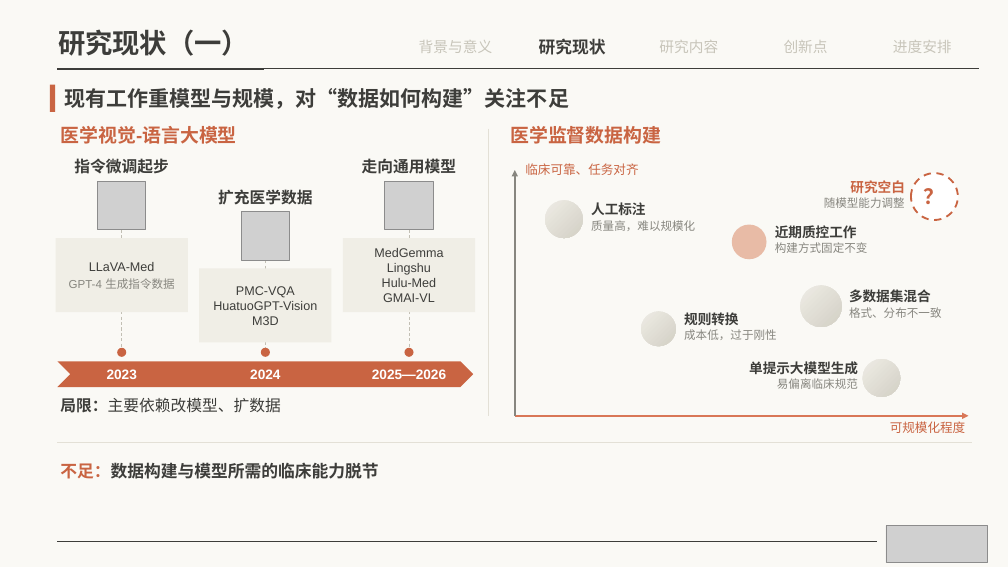
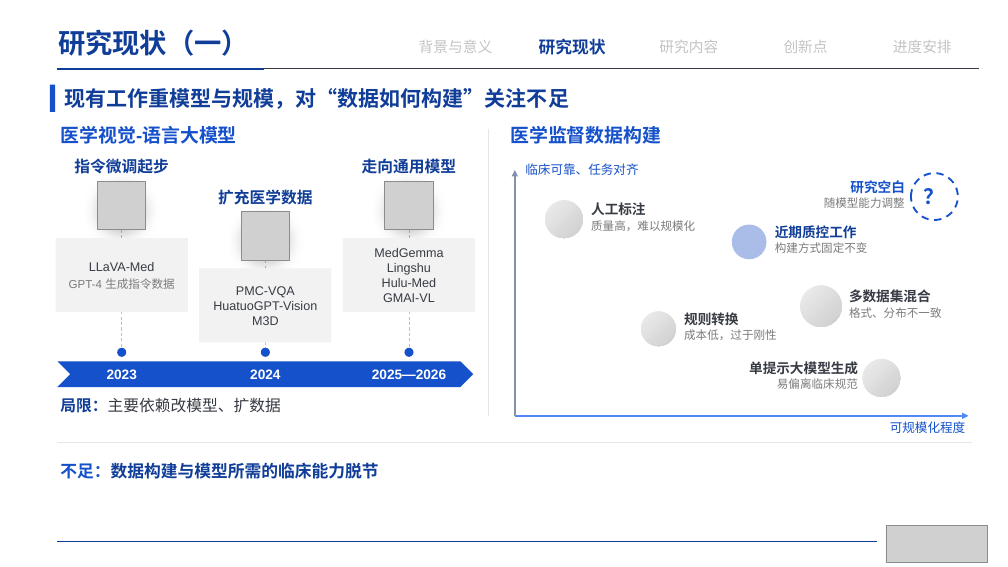
Before and after one commit to irving-2222/Graduation-Thesis, a slide deck: slide 9 of 开题答辩.pptx. Drawn at 1008x567 pixels with LibreOffice and Linux fonts; fonts in the diff are those of the drawing; grey boxes stand for pictures. Boxes give left, top, right and bottom in pixels: in the first picture for what was removed or moved away, otherwise in the second. Text is boxed around its words. In the diff, an @@ line names an element or a change of style, - is before the commit and + after.

```diff
--- a/开题答辩.pptx
+++ b/开题答辩.pptx
@@ background #FAF9F5 to #FFFFFF @@
@@ text "研究现状（一）" at [58,29,249,56]: font TeX Gyre Schola to Arial, text colour #3D3D3A to #103D98 @@
@@ line (57, 69) - (979, 69): stroke #3D3D3A 0.5 pt to #373B43 0.5 pt @@
@@ line (57, 69) - (264, 69): stroke #3D3D3A 1.75 pt to #103D98 1.75 pt @@
@@ text "现有工作重模型与规模，对“数据如何构建”关注不足" at [64,88,569,109]: font TeX Gyre Schola to Arial, text colour #3D3D3A to #103D98 @@
@@ line (488, 129) - (488, 416): stroke #E3E0D6 1 pt to #E3E6EA 1 pt @@
@@ text colour #3D3D3A to #103D98 in 4 elements at [539,38,606,55], [74,158,168,174], [218,189,312,205], [362,158,456,174] @@
@@ arrow (515, 416) - (515, 170): stroke #87867F 1.5 pt to #8391AC 1.5 pt @@
@@ text "研究空白" at [824,180,905,208]: text colour #C96442 to #1551CA in "研究空白"; text colour #87867F to #7B7B7B in "随模型能力调整" @@
@@ ellipse "？" at [911,173,958,220]: font TeX Gyre Schola to Arial, text colour #C96442 to #1551CA; outline #C96442 1.75 pt dashed to #1551CA 1.75 pt dashed @@
@@ fill #E6CBBA to #D5E1F5; shadow on in 3 elements at [98,181,146,230], [241,212,290,260], [385,181,433,230] @@
@@ rectangle "LLaVA-Med" at [55,238,188,312]: text colour #3D3D3A to #373B43 in "LLaVA-Med"; text colour #87867F to #7B7B7B in "GPT-4 生成指令数据"; fill #F0EEE6 to #F2F2F2 @@
@@ line (122, 225) - (122, 349): stroke #C2BFB4 0.75 pt dashed to #BFBFBF 0.75 pt dashed @@
@@ rectangle "MedGemma" at [343,238,476,312]: text colour #3D3D3A to #373B43; fill #F0EEE6 to #F2F2F2 @@
@@ line (409, 225) - (409, 349): stroke #C2BFB4 0.75 pt dashed to #BFBFBF 0.75 pt dashed @@
@@ ellipse at [732,225,767,259]: fill #E8BBA6 to #A9BDE8 @@
@@ text "近期质控工作" at [775,225,868,253]: text colour #3D3D3A to #103D98 in "近期质控工作"; text colour #87867F to #7B7B7B in "构建方式固定不变" @@
@@ rectangle "PMC-VQA" at [199,268,331,343]: text colour #3D3D3A to #373B43; fill #F0EEE6 to #F2F2F2 @@
@@ line (265, 255) - (265, 349): stroke #C2BFB4 0.75 pt dashed to #BFBFBF 0.75 pt dashed @@
@@ fill #C96442 to #1551CA in 5 elements at [50,85,55,112], [117,348,126,357], [261,348,270,357], [405,348,414,357], [57,361,473,387] @@
@@ text "局限：主要依赖改模型、扩数据" at [60,397,280,413]: text colour #3D3D3A to #103D98, text colour #3D3D3A to #373B43 in "局限：主要依赖改模型、扩数据" @@
@@ arrow (515, 416) - (969, 416): stroke #D97757 1.5 pt to #5288F7 1.5 pt @@
@@ text colour #C96442 to #1551CA in 4 elements at [60,126,236,144], [510,126,661,144], [525,163,638,175], [890,421,966,433] @@
@@ text "不足：数据构建与模型所需的临床能力脱节" at [60,462,378,479]: text colour #C96442 to #1551CA, text colour #3D3D3A to #103D98 in "不足：数据构建与模型所需的临床能力脱节" @@
@@ line (57, 442) - (972, 442): stroke #E3E0D6 1 pt to #E3E6EA 1 pt @@
@@ line (57, 541) - (876, 541): stroke #3D3D3A 0.5 pt to #103D98 0.5 pt @@
```
Also in this commit, not shown: 21 other slides changed, 1 other file.
